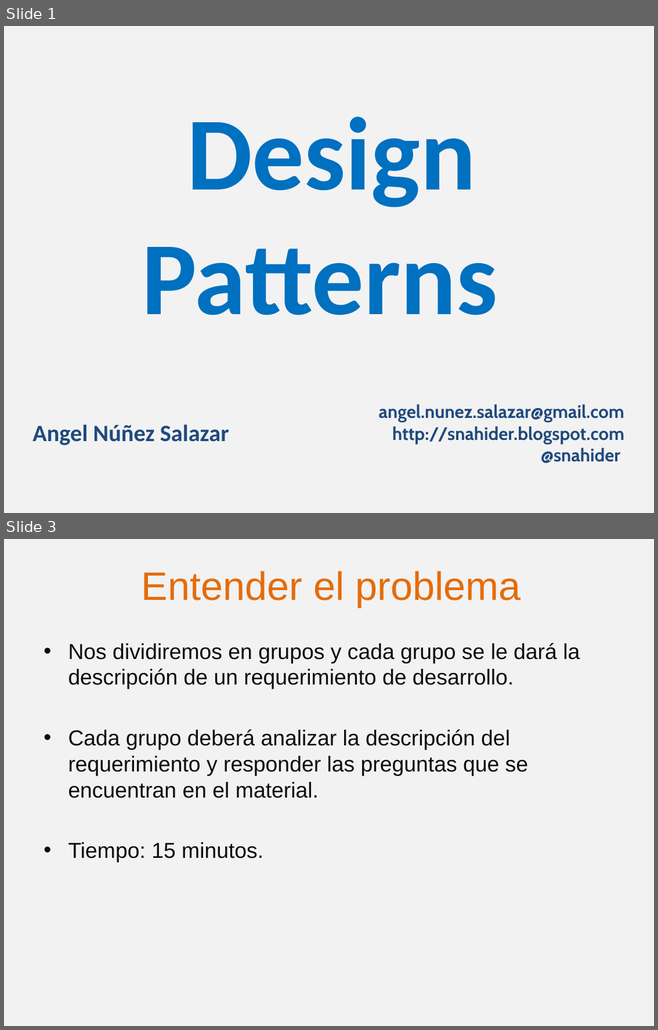
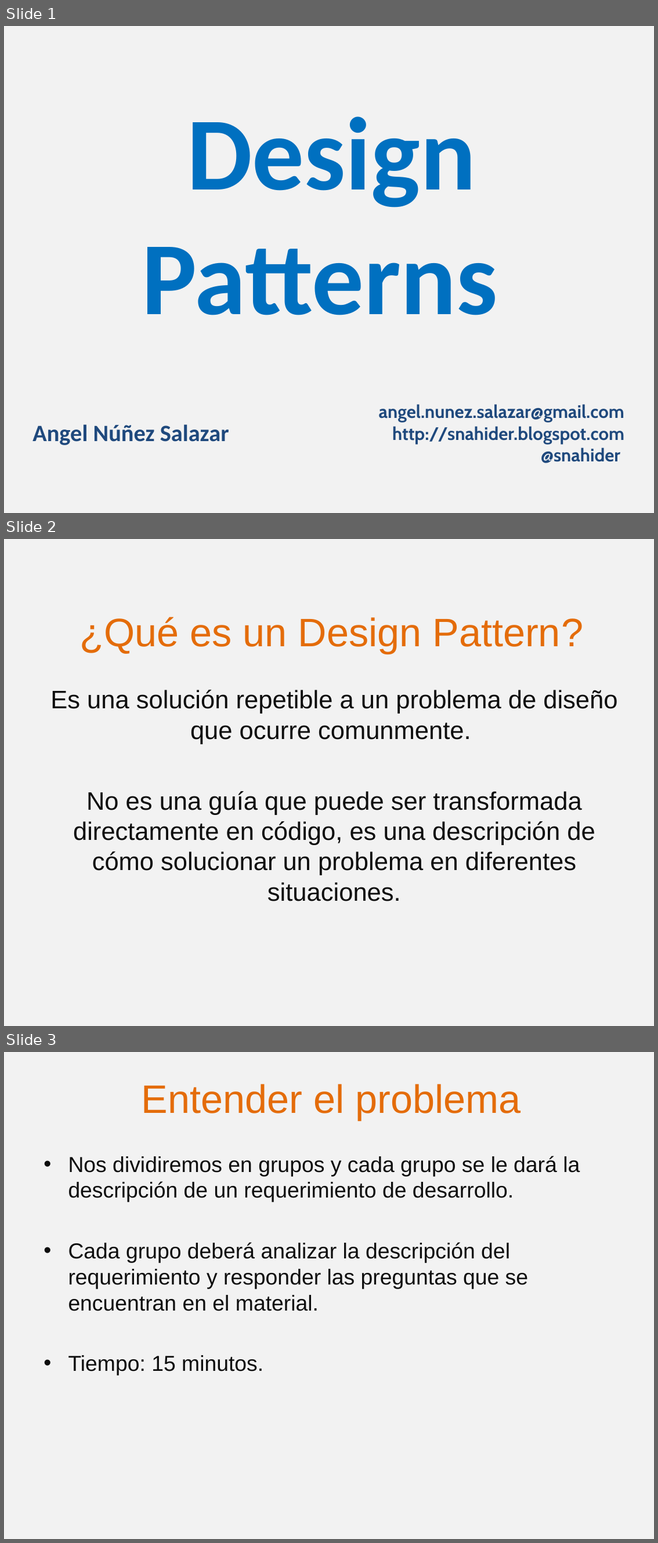
Before and after one commit to angelnunezsalazar/Design-Patterns, a slide deck: Diapositivas/Design Patterns.pptx. Shown one above the other, each under a label of ours: slides 1 and 3 before the commit, slides 1, 2 and 3 after it; the slides between them are not shown. The pictures are 658x1030 and 658x1543 pixels, drawn with LibreOffice and Linux fonts; fonts in the diff are those of the drawing. Boxes give left, top, right and bottom in pixels: in the first picture for what was removed or moved away, otherwise in the second. Text is boxed around its words. In the diff, an @@ line names an element or a change of style, - is before the commit and + after.

```diff
--- a/Diapositivas/Design Patterns.pptx
+++ b/Diapositivas/Design Patterns.pptx
@@ slide 2 added at bbox=[4, 539, 654, 1026], background #F2F2F2 @@
@@ text added at bbox=[79, 617, 583, 653], 44 pt, text #E46C0A @@
+¿Qué es un Design Pattern?
@@ text added at bbox=[50, 690, 617, 875], 28 pt, text #0D0D0D @@
+Es una solución repetible a un problema de diseño que ocurre comunmente.
+No es una guía que puede ser transformada directamente en código, es una descripción de cómo solucionar un problema en diferentes situaciones.
```
Also in this commit, not shown: 1 slide removed, 1 other file.
